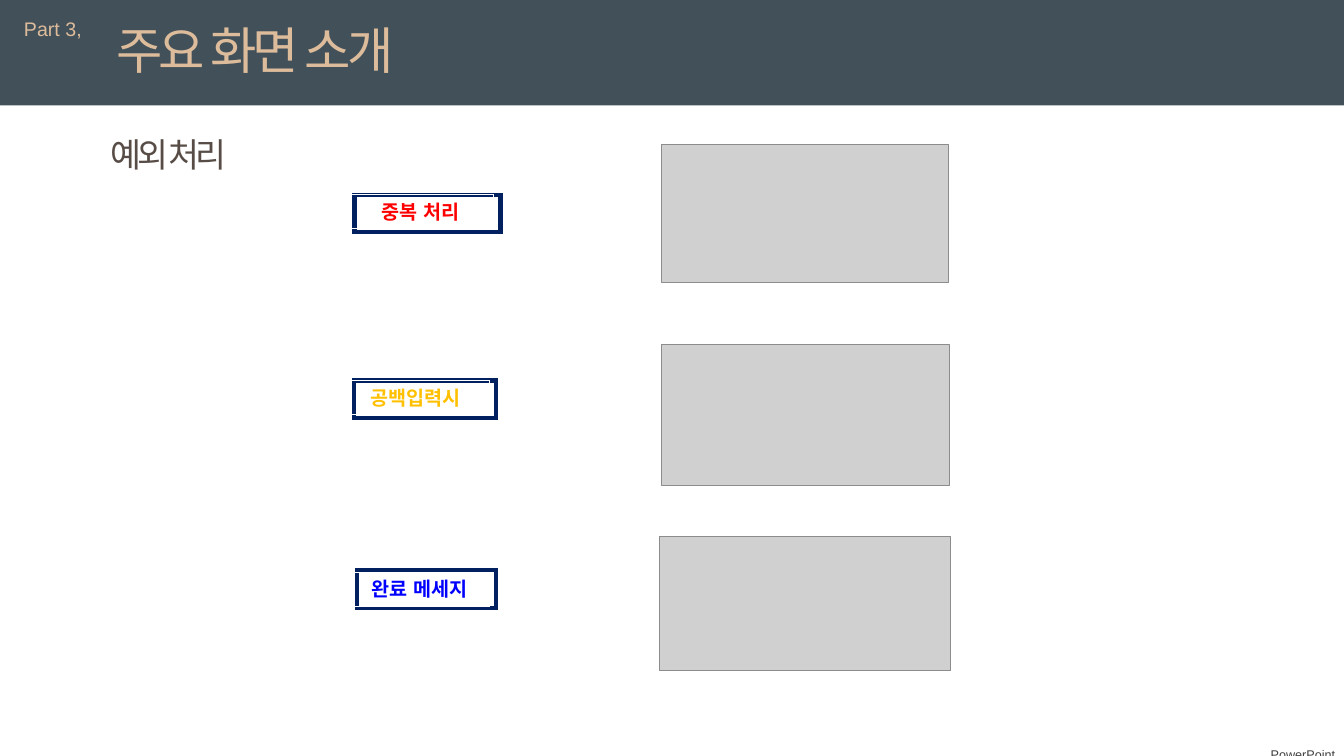
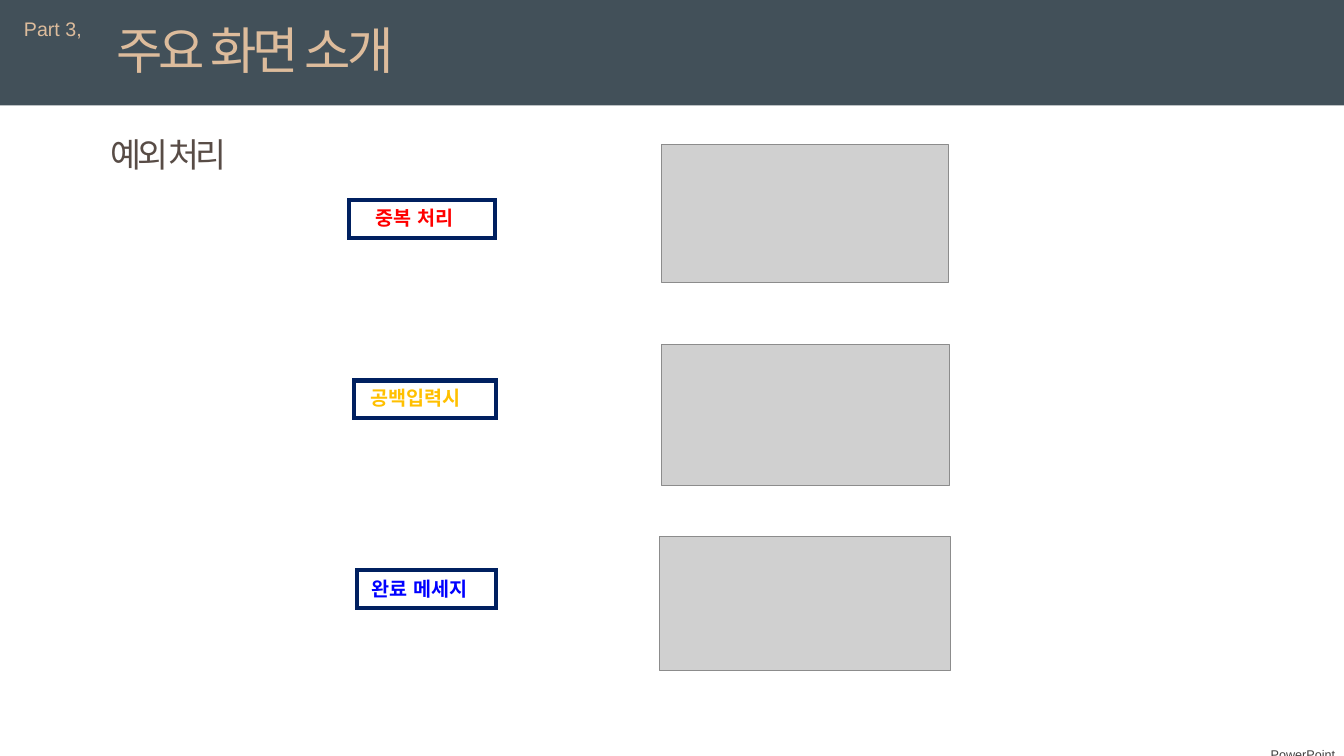
Before and after one commit to jeongmingang/stdGrade_management, a slide deck: slide 25 of 성적관리 정민강.pptx. Drawn at 1344x756 pixels with LibreOffice and Linux fonts; fonts in the diff are those of the drawing; grey boxes stand for pictures. Boxes give left, top, right and bottom in pixels: in the first picture for what was removed or moved away, otherwise in the second. Text is boxed around its words. In the diff, an @@ line names an element or a change of style, - is before the commit and + after.

Commit message:
ppt 추가

```diff
--- a/성적관리 정민강.pptx
+++ b/성적관리 정민강.pptx
@@ outline #FFFFFF 0.75 pt to none in 3 elements at (x1=370, y1=388, x2=460, y2=407), (x1=372, y1=579, x2=468, y2=598), (x1=376, y1=208, x2=454, y2=227) @@
@@ text "중복 처리" moved from (x1=348, y1=195, x2=494, y2=229) to (x1=376, y1=208, x2=454, y2=227) @@
@@ rectangle moved from (x1=355, y1=195, x2=501, y2=232) to (x1=349, y1=201, x2=495, y2=238) @@
@@ text "공백입력시" moved from (x1=348, y1=381, x2=490, y2=415) to (x1=370, y1=388, x2=460, y2=407) @@
@@ text "완료 메세지" moved from (x1=351, y1=573, x2=490, y2=607) to (x1=372, y1=579, x2=468, y2=598) @@
```
